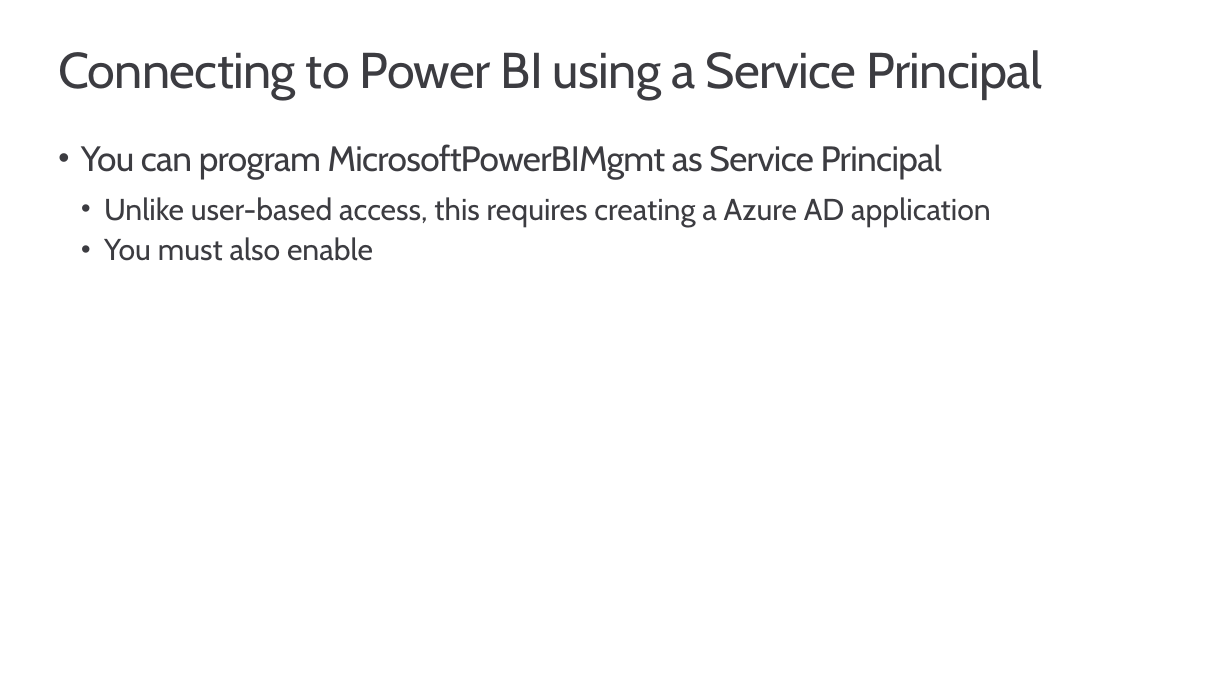
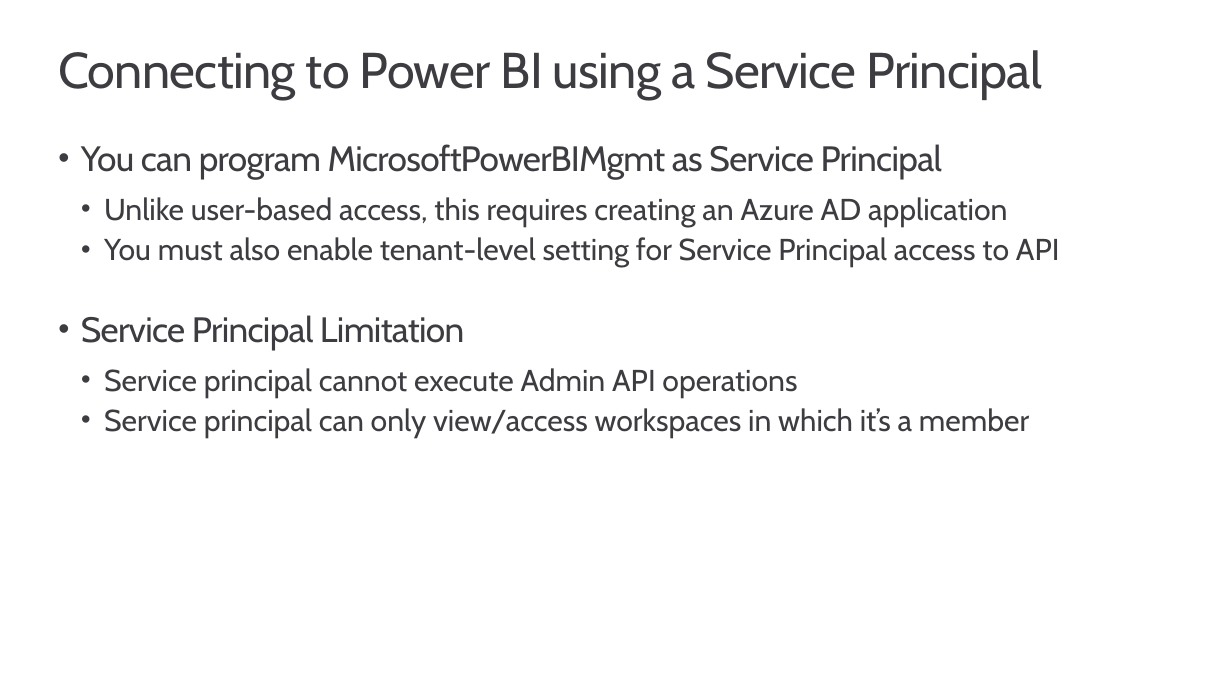
Before and after one commit to PowerBiDevCamp/Camp-Sessions, a slide deck: slide 37 of Session 02 - Writing PowerShell Script for Power BI.pptx (slide 36 before the commit). Drawn at 1232x693 pixels with LibreOffice and Linux fonts; fonts in the diff are those of the drawing; background and template pictures are left out. Boxes give left, top, right and bottom in pixels: in the first picture for what was removed or moved away, otherwise in the second. Text is boxed around its words. In the diff, an @@ line names an element or a change of style, - is before the commit and + after.

```diff
--- a/Session 02 - Writing PowerShell Script for Power BI.pptx
+++ b/Session 02 - Writing PowerShell Script for Power BI.pptx
@@ text at (81,197,1060,438): text changed @@
-  • Unlike user-based access, this requires creating a Azure AD application
-  • You must also enable
+  • Unlike user-based access, this requires creating an Azure AD application
+  • You must also enable tenant-level setting for Service Principal access to API
+• Service Principal Limitation
+  • Service principal cannot execute Admin API operations
+  • Service principal can only view/access workspaces in which it’s a member
```
Also in this commit, not shown: 1 slide added, 1 other file.
